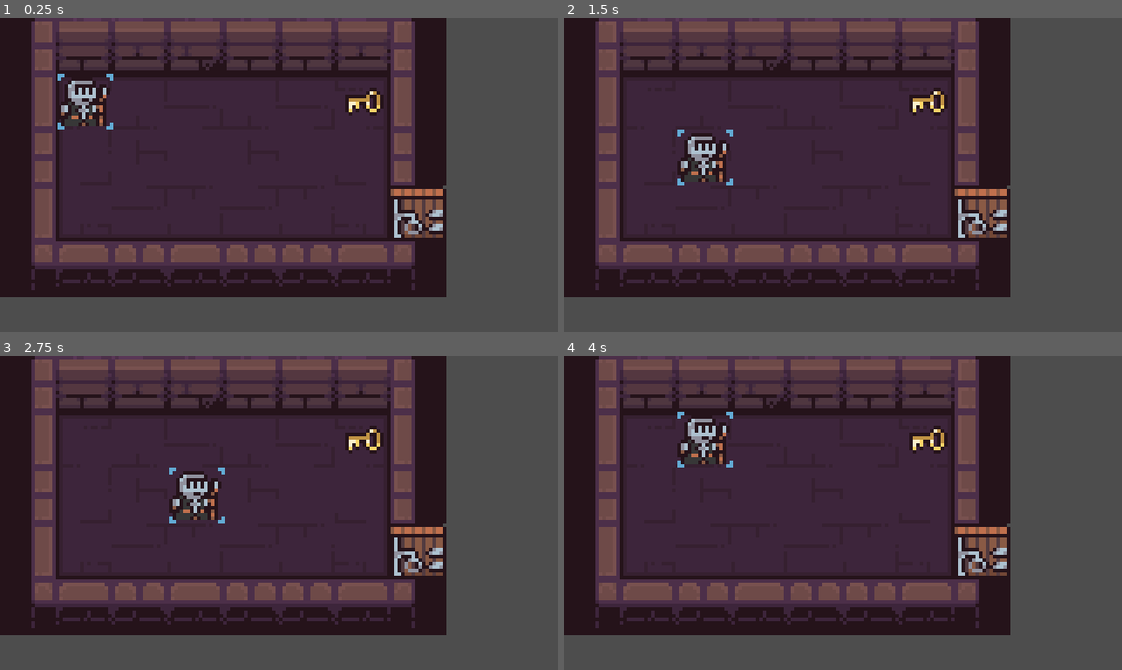
Above: before the commit, frames 1-4 (two rows, left to right).
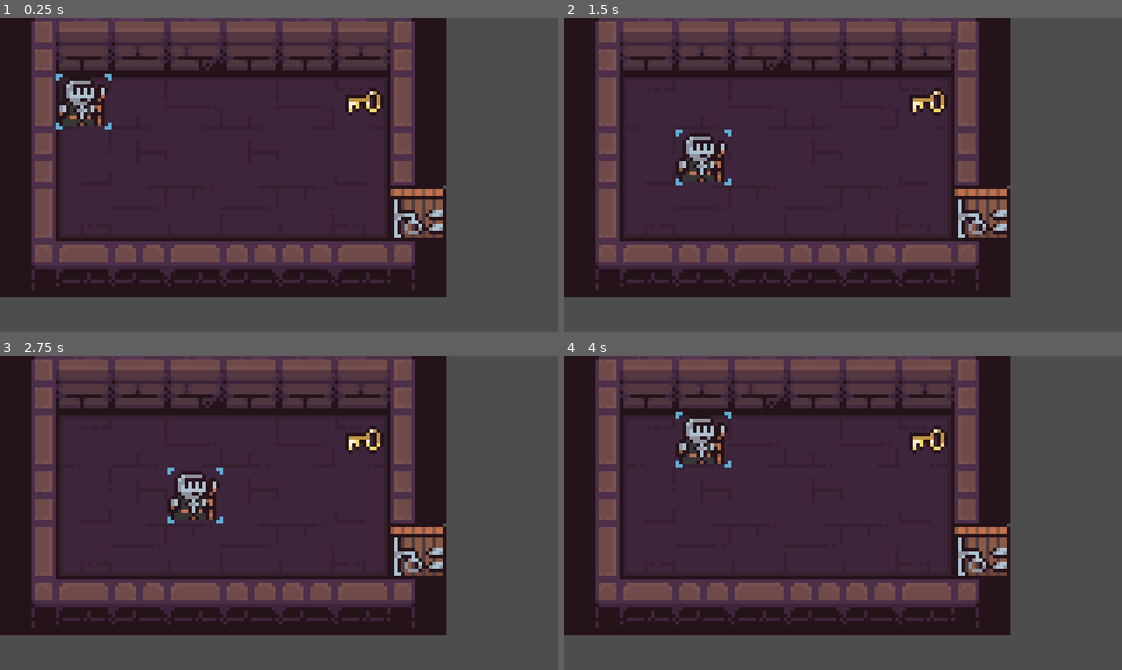
Above: after the commit, the same moments.

Repository: kapitan-c/bjam-1
Game: Godot game, scene res://test_scene.tscn
Two runs of this game, one before a commit and one after it. Both use one fixed random seed, a clock stepped at 60 frames per second and the inputs below. Sound files missing from this copy of the repository are replaced by a short silence.
Inputs:
- Up to frame 1 (0.25 s): no input
- Up to frame 2 (1.5 s): tap Enter at 0.5 s; hold D (move_right) 0.53-1.28 s; tap Space at 1.25 s; hold S (move_down) from 1.28 s (still down)
- Up to frame 3 (2.75 s): tap Enter at 2 s; release S (move_down) at 2.03 s; hold D (move_right) from 2.03 s (still down)
- Up to frame 4 (4 s): tap Space at 2.75 s; release D (move_right) at 2.78 s; hold W (move_up) 2.78-3.53 s; tap Enter at 3.5 s; hold A (move_left) from 3.53 s (still down)

The runs differ from the first frame. In frame 1, 0.5% of the frame differs, in the area x 10-21%, y 17-36%; in frame 2, 0.5%, in the area x 20-31%, y 35-54%; in frame 3, 0.5%; in frame 4, 0.5%.
Error before the commit: Attempt to call function 'get_collider' in base 'null instance' on a null instance. (res://player.gd:27)

Commit message:
fixed some collision, door and key works

Diff:
--- a/key.gd
+++ b/key.gd
@@ -16,7 +16,7 @@
 
 func get_picked_up() -> void:
 	sprite_2d.visible = false
-	monitoring = false
+	collision_shape_2d.set_deferred("disabled", true)
 	audio_stream_player_2d.play()
 	await audio_stream_player_2d.finished
 	queue_free()
--- a/player.gd
+++ b/player.gd
@@ -23,9 +23,17 @@
 
 func move_player(direction: Vector2) -> void:
 	#position += direction * TILE_SIZE
+	var current_position = global_position
 	var collison = move_and_collide(direction*TILE_SIZE)
-	if collison.get_collider().is_door:
-		try_to_open_door(collison.get_collider())
+	if collison:
+		global_position = current_position
+		var cell_position = global_position + (direction * TILE_SIZE)
+		var tile_map = collison.get_collider()
+		var tile_map_cell = tile_map.local_to_map(cell_position/4 )
+		var tile_map_cell_data = tile_map.get_cell_tile_data(tile_map_cell)
+		var custom_data = tile_map_cell_data.get_custom_data("is_door")
+		if custom_data:
+			try_to_open_door(tile_map_cell)
 #use get_collider to detect what the player hits to open doors
 
 func _on_area_2d_entered(area) -> void:
--- a/player.tscn
+++ b/player.tscn
@@ -4,7 +4,7 @@
 [ext_resource type="Script" uid="uid://piv3sfduktrn" path="res://player.gd" id="1_onrkg"]
 
 [sub_resource type="RectangleShape2D" id="RectangleShape2D_onrkg"]
-size = Vector2(16, 16)
+size = Vector2(14, 14)
 
 [sub_resource type="RectangleShape2D" id="RectangleShape2D_i3pqv"]
 size = Vector2(16, 16)
--- a/test_scene.tscn
+++ b/test_scene.tscn
@@ -10,7 +10,7 @@
 [node name="Map" parent="." instance=ExtResource("1_ia1lp")]
 
 [node name="Player" parent="." instance=ExtResource("2_sasra")]
-position = Vector2(24.5, 24)
+position = Vector2(24, 24)
 
 [node name="Key" parent="." instance=ExtResource("3_sasra")]
 position = Vector2(104, 24)
